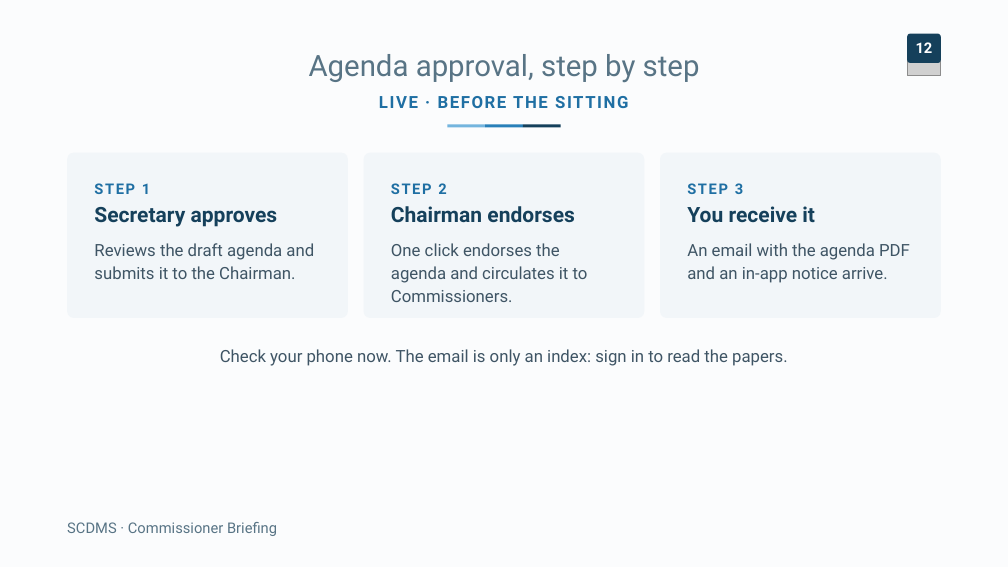
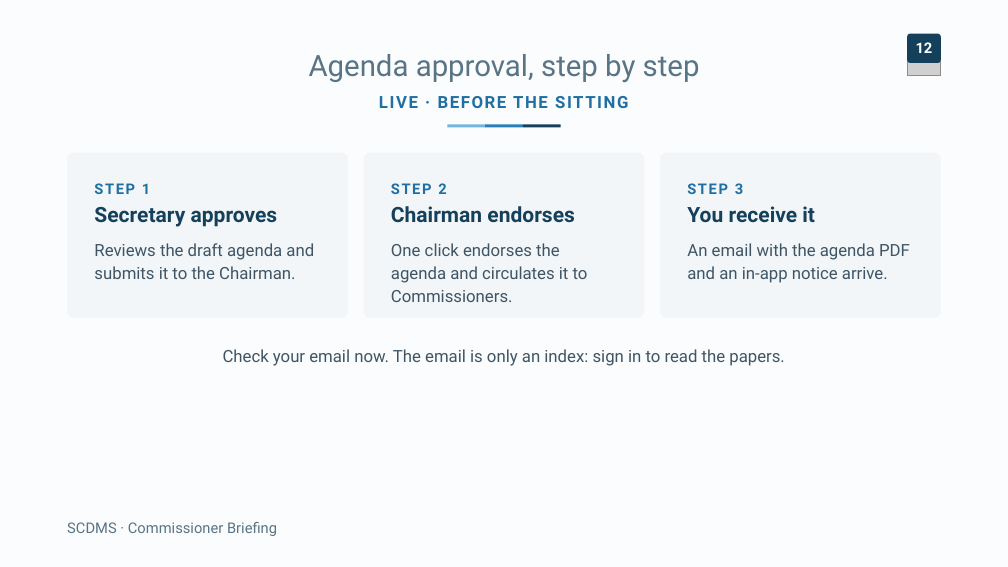
Before and after one commit to Innovation-and-Policy-Development-Unit/commissionDecisionApp_v1.0, a slide deck: slide 12 of docs/training/SCDMS_Commissioner_Briefing.pptx. Drawn at 1008x567 pixels with LibreOffice and Linux fonts; fonts in the diff are those of the drawing; grey boxes stand for pictures. Boxes give left, top, right and bottom in pixels: in the first picture for what was removed or moved away, otherwise in the second. Text is boxed around its words. In the diff, an @@ line names an element or a change of style, - is before the commit and + after.

```diff
--- a/docs/training/SCDMS_Commissioner_Briefing.pptx
+++ b/docs/training/SCDMS_Commissioner_Briefing.pptx
@@ text at (223,349,785,366): text changed @@
-Check your phone now. The email is only an index: sign in to read the papers.
+Check your email now. The email is only an index: sign in to read the papers.
```
Also in this commit, not shown: 7 other slides changed, 1 slide removed, 9 other files.
